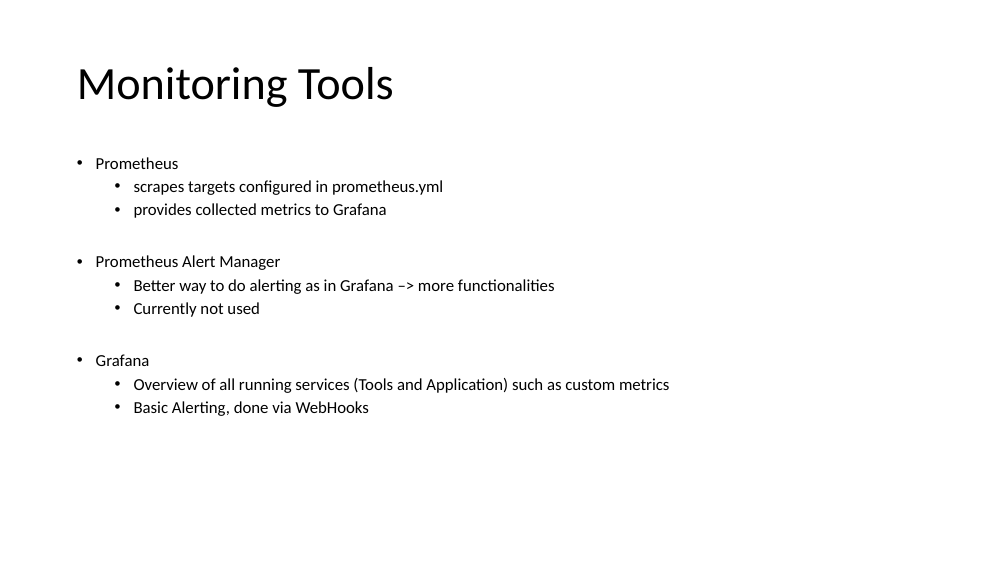
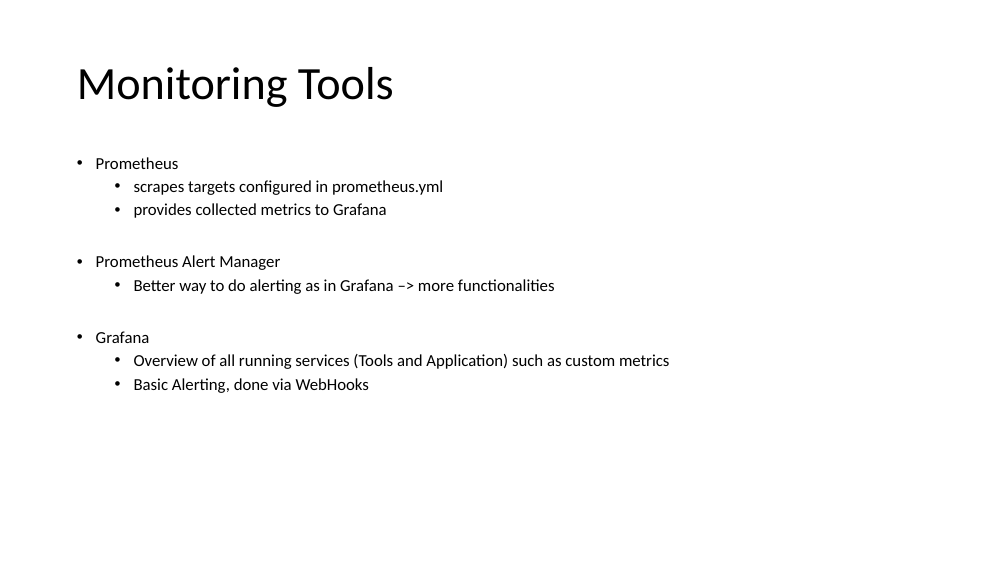
Before and after one commit to MarcelMYSchmitt/docker-playground, a slide deck: slide 5 of Play-Architektur.pptx. Drawn at 1008x567 pixels with LibreOffice and Linux fonts; fonts in the diff are those of the drawing. Boxes give left, top, right and bottom in pixels: in the first picture for what was removed or moved away, otherwise in the second. Text is boxed around its words. In the diff, an @@ line names an element or a change of style, - is before the commit and + after.

```diff
--- a/Play-Architektur.pptx
+++ b/Play-Architektur.pptx
@@ text at (x1=134, y1=302, x2=259, y2=317): paragraph removed @@
-  • Currently not used
```
Also in this commit, not shown: 1 other slide changed, 1 slide added, 9 other files.
